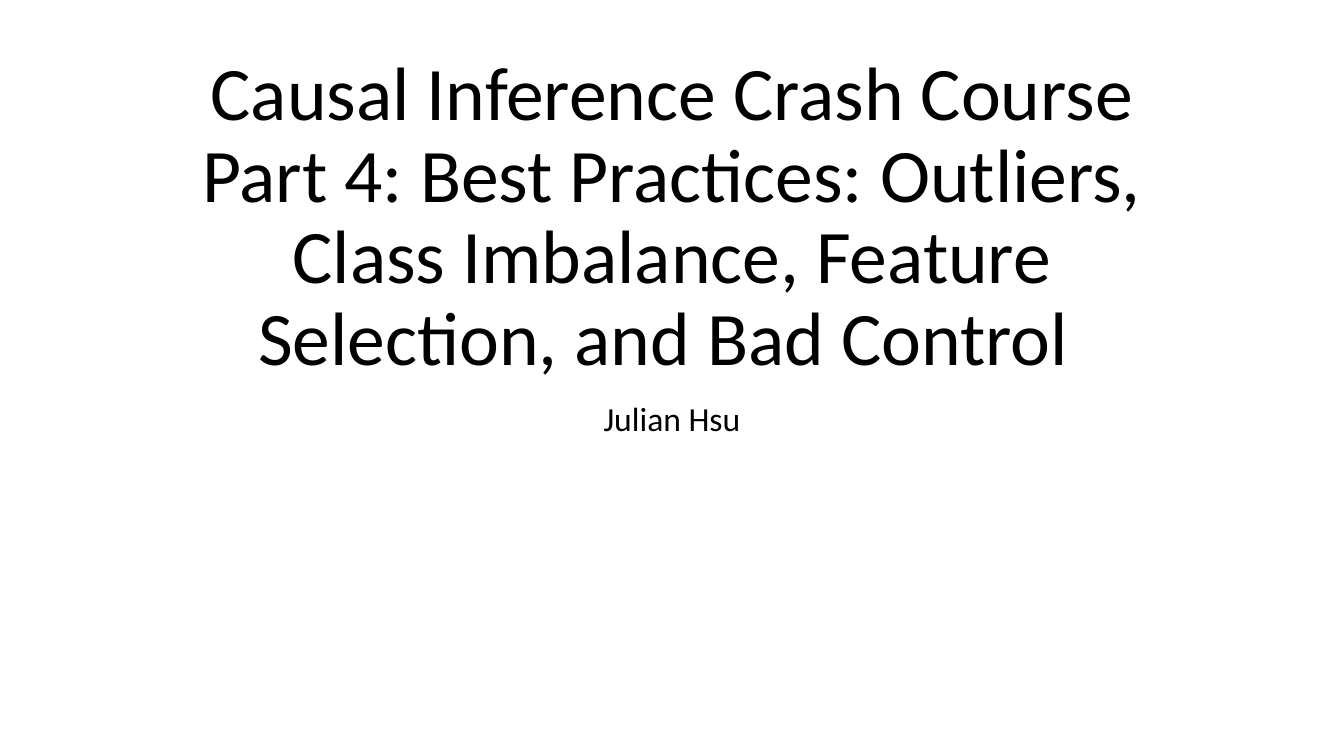
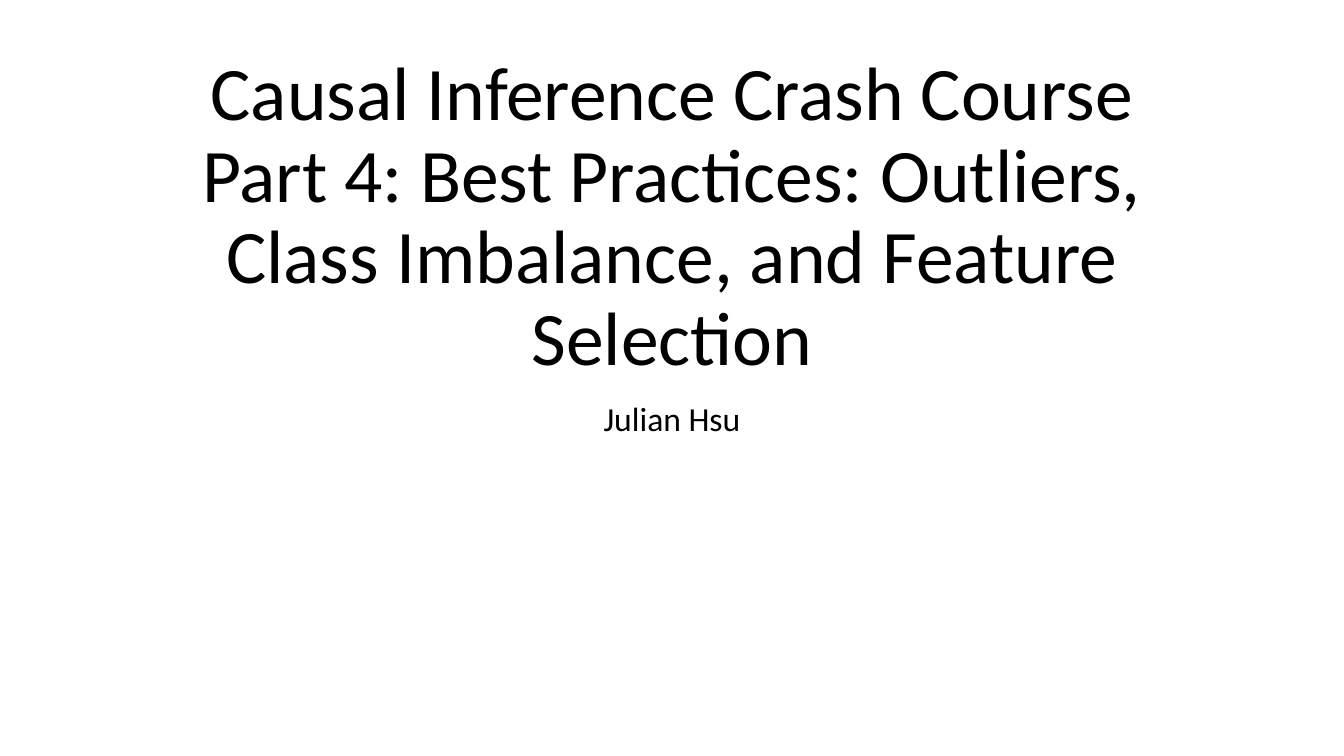
Before and after one commit to shoepaladin/causalinference_crashcourse, a slide deck: slide 1 of Powerpoints/4 Best Practices (WIP).pptx. Drawn at 1344x756 pixels with LibreOffice and Linux fonts; fonts in the diff are those of the drawing. Boxes give left, top, right and bottom in pixels: in the first picture for what was removed or moved away, otherwise in the second. Text is boxed around its words. In the diff, an @@ line names an element or a change of style, - is before the commit and + after.

Commit message:
conformal inference corrections

```diff
--- a/Powerpoints/4 Best Practices (WIP).pptx
+++ b/Powerpoints/4 Best Practices (WIP).pptx
@@ title at bbox=[202, 67, 1141, 366]: text changed @@
-Causal Inference Crash Course Part 4: Best Practices: Outliers, Class Imbalance, Feature Selection, and Bad Control
+Causal Inference Crash Course Part 4: Best Practices: Outliers, Class Imbalance, and Feature Selection
```
Also in this commit, not shown: 1 other slide changed, 8 slides added, 4 slides removed, 6 other files.
